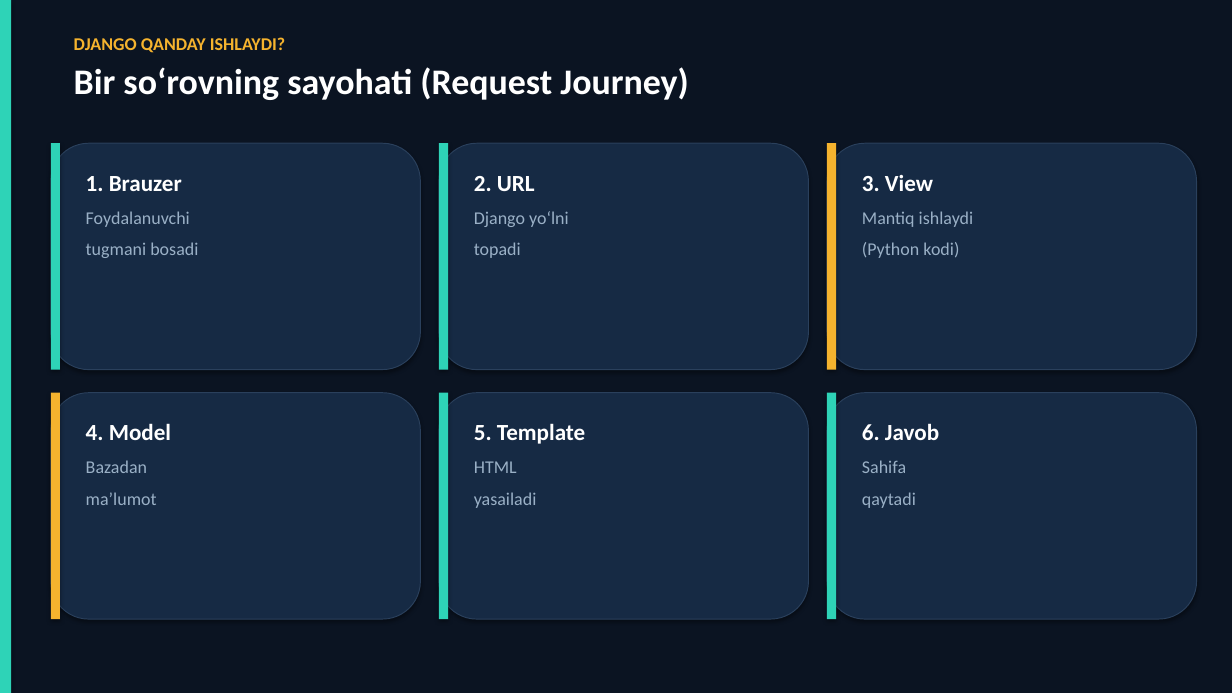
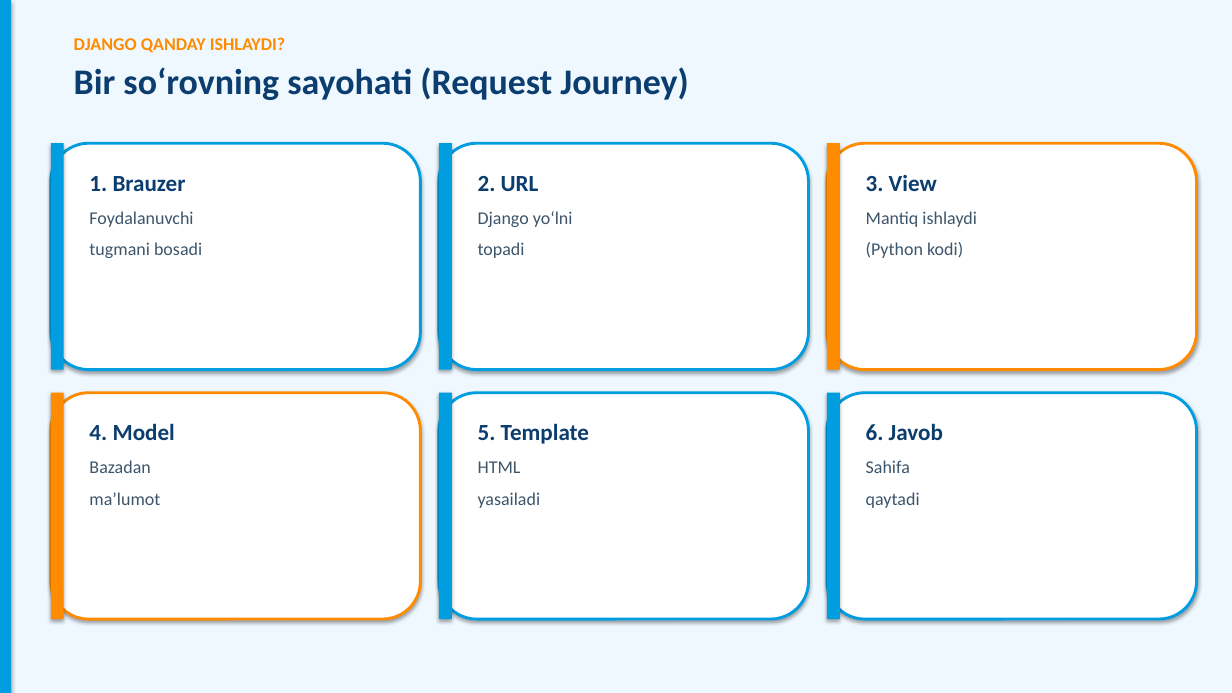
Before and after one commit to DilshodZokirov/bgalaxy-app, a slide deck: slide 10 of python-prezentatsiya/Python-Django-Vaaav.pptx. Drawn at 1232x693 pixels with LibreOffice and Linux fonts; fonts in the diff are those of the drawing. Boxes give left, top, right and bottom in pixels: in the first picture for what was removed or moved away, otherwise in the second. Text is boxed around its words. In the diff, an @@ line names an element or a change of style, - is before the commit and + after.

```diff
--- a/python-prezentatsiya/Python-Django-Vaaav.pptx
+++ b/python-prezentatsiya/Python-Django-Vaaav.pptx
@@ rectangle at [0, 0, 1232, 693]: fill #0B1422 to #EFF8FF @@
@@ text "DJANGO QANDAY ISHLAYDI?" at [74, 37, 688, 100]: text colour #F5B32E to #FF8C00 in "DJANGO QANDAY ISHLAYDI?"; text colour #FFFFFF to #0B3D6E in "Bir so‘rovning sayohati (Request Journey)" @@
@@ fill #162A44 to #FFFFFF; outline #2A405C 0.75 pt to #009EE0 2.25 pt in 4 elements at [439, 143, 809, 370], [439, 393, 809, 619], [827, 393, 1197, 619], [51, 143, 421, 370] @@
@@ rectangle: place and size @@
-rectangle at [51, 143, 60, 370]
+rectangle at [51, 143, 64, 370]
@@ rectangle: place and size @@
-rectangle at [439, 143, 448, 370]
+rectangle at [439, 143, 452, 370]
@@ rounded rectangle at [827, 143, 1197, 370]: fill #162A44 to #FFFFFF; outline #2A405C 0.75 pt to #FF8C00 2.25 pt @@
@@ rectangle at [827, 143, 840, 370]: fill #F5B32E to #FF8C00 @@
@@ rectangle: place and size @@
-rectangle at [827, 143, 836, 370]
+rectangle at [827, 143, 840, 370]
@@ text "1. Brauzer" at [89, 176, 202, 258]: text colour #FFFFFF to #0B3D6E in "1. Brauzer"; text colour #9AB0C6 to #3D556B in "Foydalanuvchi tugmani bosadi" @@
@@ text "2. URL" at [478, 176, 573, 258]: text colour #FFFFFF to #0B3D6E in "2. URL"; text colour #9AB0C6 to #3D556B in "Django yo‘lni topadi" @@
@@ text "3. View" at [866, 175, 977, 258]: text colour #FFFFFF to #0B3D6E in "3. View"; text colour #9AB0C6 to #3D556B in "Mantiq ishlaydi (Python kodi)" @@
@@ rounded rectangle at [51, 393, 421, 619]: fill #162A44 to #FFFFFF; outline #2A405C 0.75 pt to #FF8C00 2.25 pt @@
@@ rectangle: place and size @@
-rectangle at [51, 393, 60, 619]
+rectangle at [51, 393, 64, 619]
@@ rectangle at [51, 393, 64, 619]: fill #F5B32E to #FF8C00 @@
@@ text "4. Model" at [89, 423, 175, 505]: text colour #FFFFFF to #0B3D6E in "4. Model"; text colour #9AB0C6 to #3D556B in "Bazadan ma’lumot" @@
@@ rectangle: place and size @@
-rectangle at [439, 393, 448, 619]
+rectangle at [439, 393, 452, 619]
@@ text "5. Template" at [478, 423, 589, 508]: text colour #FFFFFF to #0B3D6E in "5. Template"; text colour #9AB0C6 to #3D556B in "HTML yasailadi" @@
@@ fill #2ED3B7 to #009EE0 in 5 elements at [0, 0, 11, 693], [51, 143, 64, 370], [439, 143, 452, 370], [439, 393, 452, 619], [827, 393, 840, 619] @@
@@ rectangle: place and size @@
-rectangle at [827, 393, 836, 619]
+rectangle at [827, 393, 840, 619]
@@ text "6. Javob" at [866, 423, 943, 508]: text colour #FFFFFF to #0B3D6E in "6. Javob"; text colour #9AB0C6 to #3D556B in "Sahifa qaytadi" @@
```
Also in this commit, not shown: 15 other slides changed, 1 other file.
